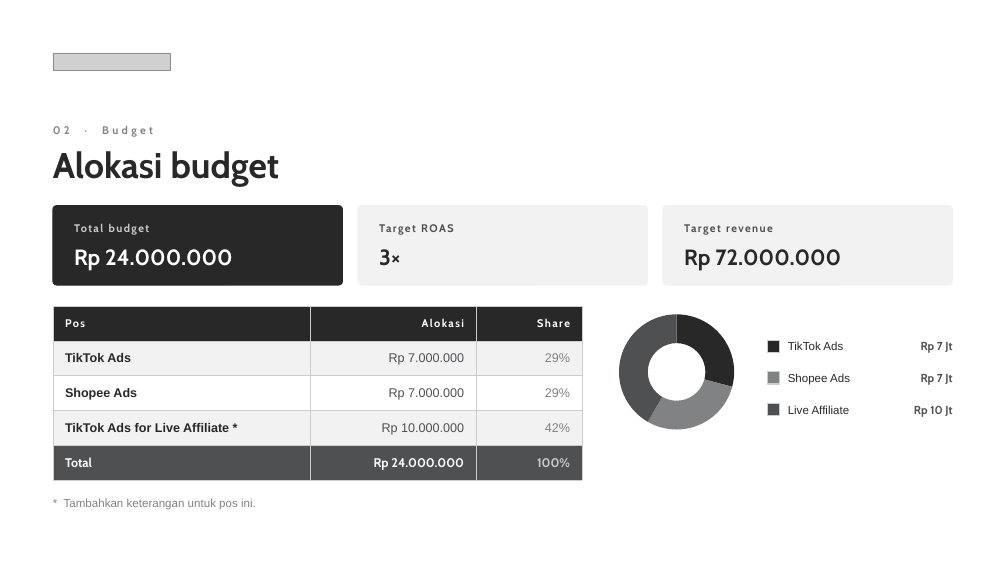
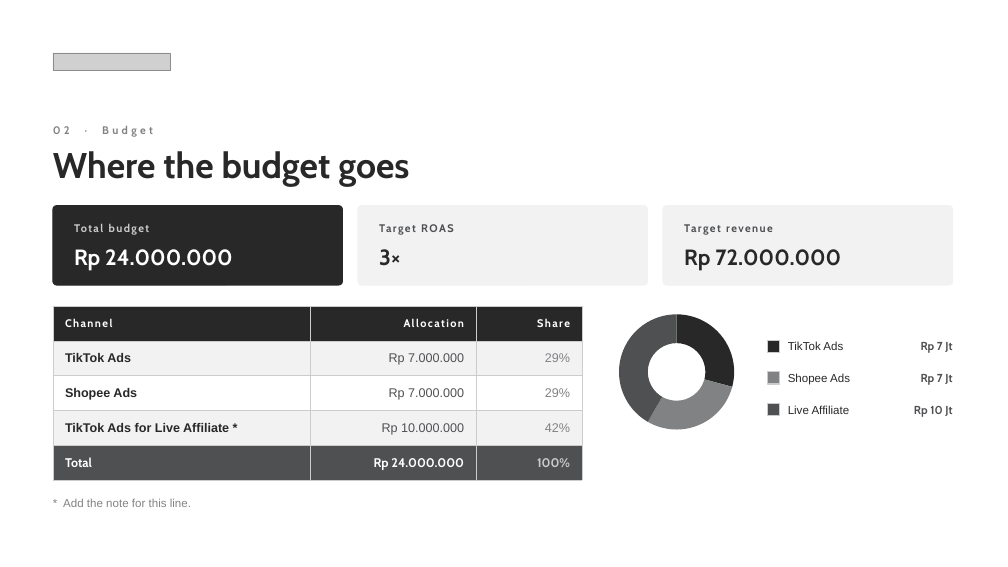
Before and after one commit to aslihabnuri/Dom-Manipulation, a slide deck: slide 3 of toni-black/presentation/ToniBlack_Timeline_Budget.pptx. Drawn at 1008x567 pixels with LibreOffice and Linux fonts; fonts in the diff are those of the drawing; grey boxes stand for pictures. Boxes give left, top, right and bottom in pixels: in the first picture for what was removed or moved away, otherwise in the second. Text is boxed around its words. In the diff, an @@ line names an element or a change of style, - is before the commit and + after.

```diff
--- a/toni-black/presentation/ToniBlack_Timeline_Budget.pptx
+++ b/toni-black/presentation/ToniBlack_Timeline_Budget.pptx
@@ text at [53, 151, 409, 186]: text changed @@
-Alokasi budget
+Where the budget goes
@@ table at [53, 306, 582, 474] @@
-row 1, column 1: Pos
+row 1, column 1: Channel
-row 1, column 2: Alokasi
+row 1, column 2: Allocation
@@ text at [63, 498, 191, 507]: text changed @@
-* Tambahkan keterangan untuk pos ini.
+* Add the note for this line.
```
Also in this commit, not shown: 2 other slides changed, 3 other files.
